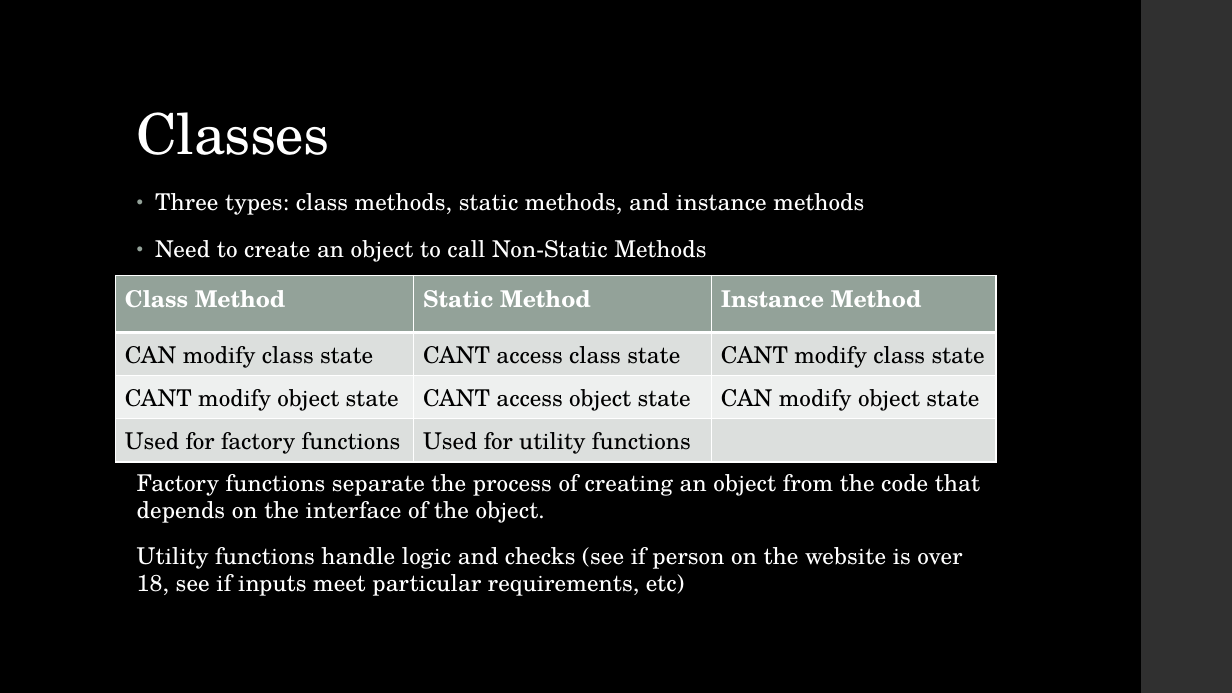
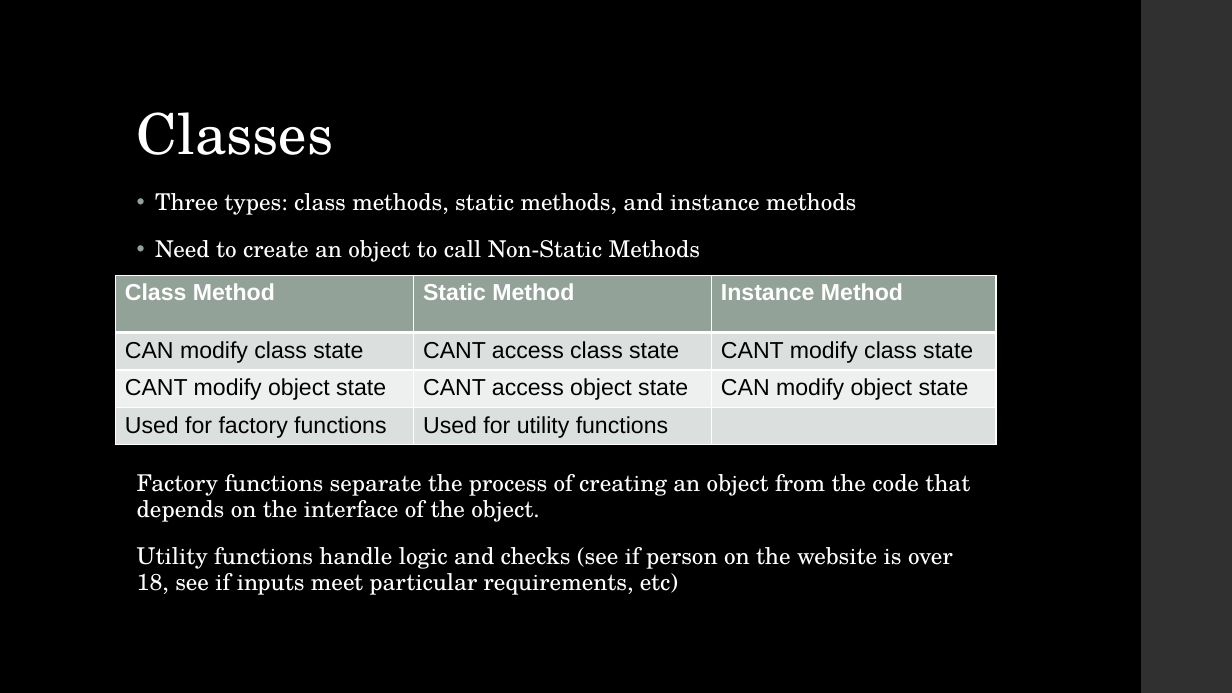
Before and after one commit to LaunchCoderGirlSTL/Data-Science-Assignments, a slide deck: slide 9 of course_material/week_03/week_03_presentation.pptx (slide 10 before the commit). Drawn at 1232x693 pixels with LibreOffice and Linux fonts; fonts in the diff are those of the drawing. Boxes give left, top, right and bottom in pixels: in the first picture for what was removed or moved away, otherwise in the second. Text is boxed around its words. In the diff, an @@ line names an element or a change of style, - is before the commit and + after.

```diff
--- a/course_material/week_03/week_03_presentation.pptx
+++ b/course_material/week_03/week_03_presentation.pptx
@@ title "Classes" at bbox=[137, 112, 334, 155]: letter spacing -0.5 to 0 pt @@
@@ text "Three types: class methods, static ..." at bbox=[137, 193, 970, 595]: letter spacing 0.1 to 0 pt; less space between paragraphs @@
@@ table at bbox=[116, 275, 996, 579] @@
@@ fill #DCE0DE to #DBDFDD in 6 cells @@
@@ font TeX Gyre Schola to Arial @@
```
Also in this commit, not shown: 19 other slides changed, 1 slide removed, 2 other files.
